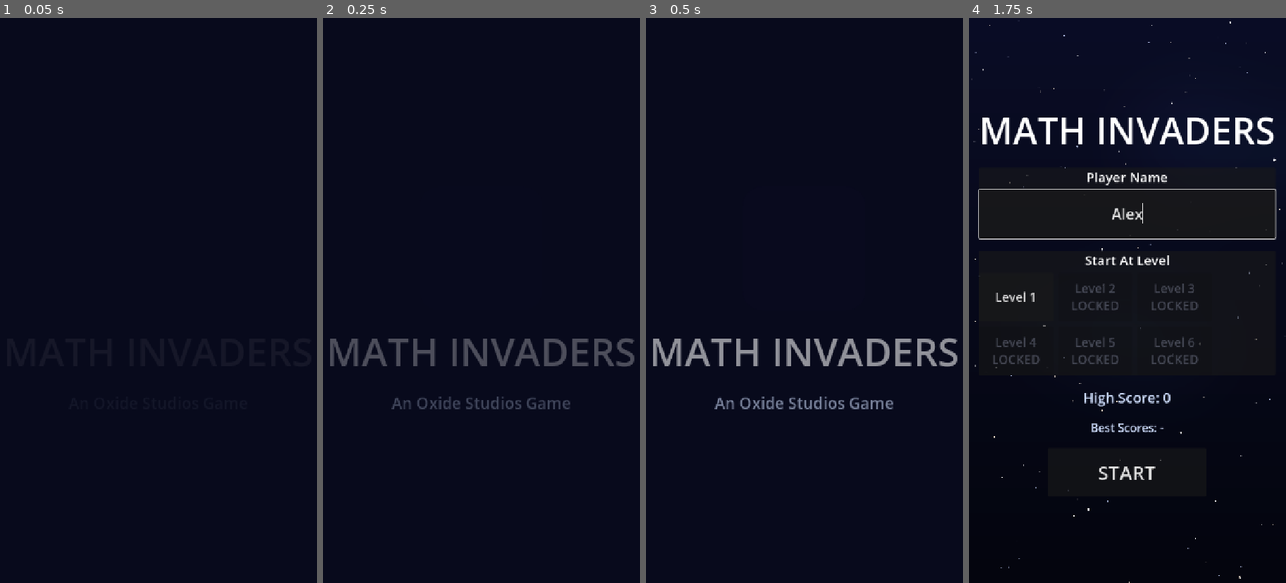
Above: before the commit, frames 1-4 (left to right).
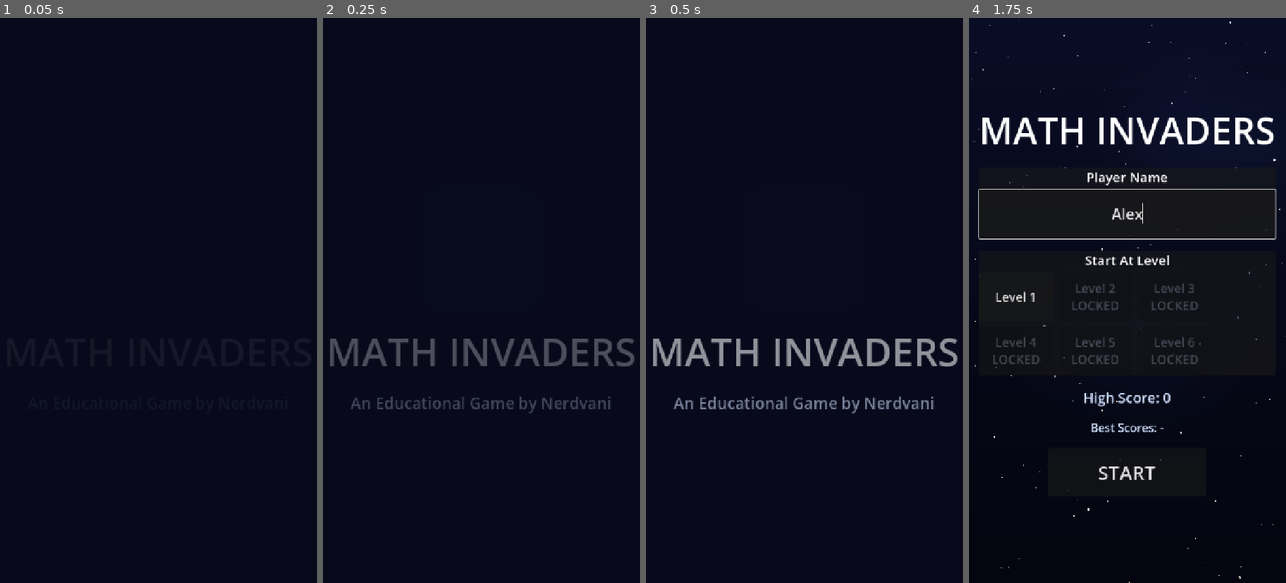
Above: after the commit, the same moments.

Repository: rajeshja/Math-Invaders-SDD
Game: Godot game, scene res://scenes/splash_screen.tscn
Same seed, same stepped clock (60 frames per second), same inputs: the game is played once before the commit and once after it. Sound files missing from this copy of the repository are replaced by a short silence.
Inputs (mouse positions are in pixels of both pictures, inside the frame that each line leads up to):
- Up to frame 1 (0.05 s): no input
- Up to frame 2 (0.25 s): no input
- Up to frame 3 (0.5 s): no input
- Up to frame 4 (1.75 s): tap Enter at 0.5 s; move the mouse to (1197, 272) at 0.52 s; hold Shift 0.53-1.25 s; click (1197, 272) at 0.67 s; click (1127, 215) at 1.27 s; type "Alex" at 1.35 s

The runs differ from the first frame. In frame 2, 0.6% of the frame differs, in the area x 8-91%, y 67-70%; in frame 3, 0.9%; in frame 4, nothing differs.

Commit message:
Changed References to Oxide Studios to use Nerdvani.

Diff:
--- a/scenes/splash_screen.tscn
+++ b/scenes/splash_screen.tscn
@@ -53,7 +53,7 @@
 theme_override_font_sizes/font_size = 36
 theme_override_colors/font_color = Color(0.82, 0.88, 1, 1)
 horizontal_alignment = 1
-text = "An Oxide Studios Game"
+text = "An Educational Game by Nerdvani"
 
 [node name="FadeRect" type="ColorRect" parent="."]
 layout_mode = 1
Not shown, changed: export_presets.cfg
Not shown, changed: specs/changes.md
